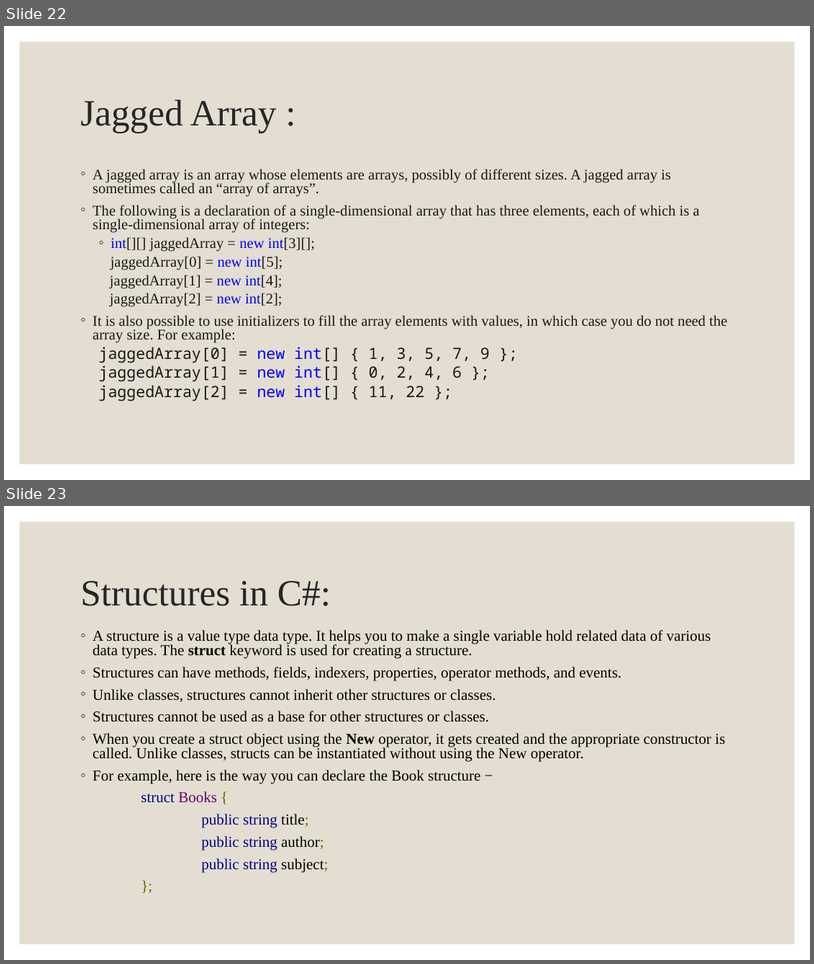
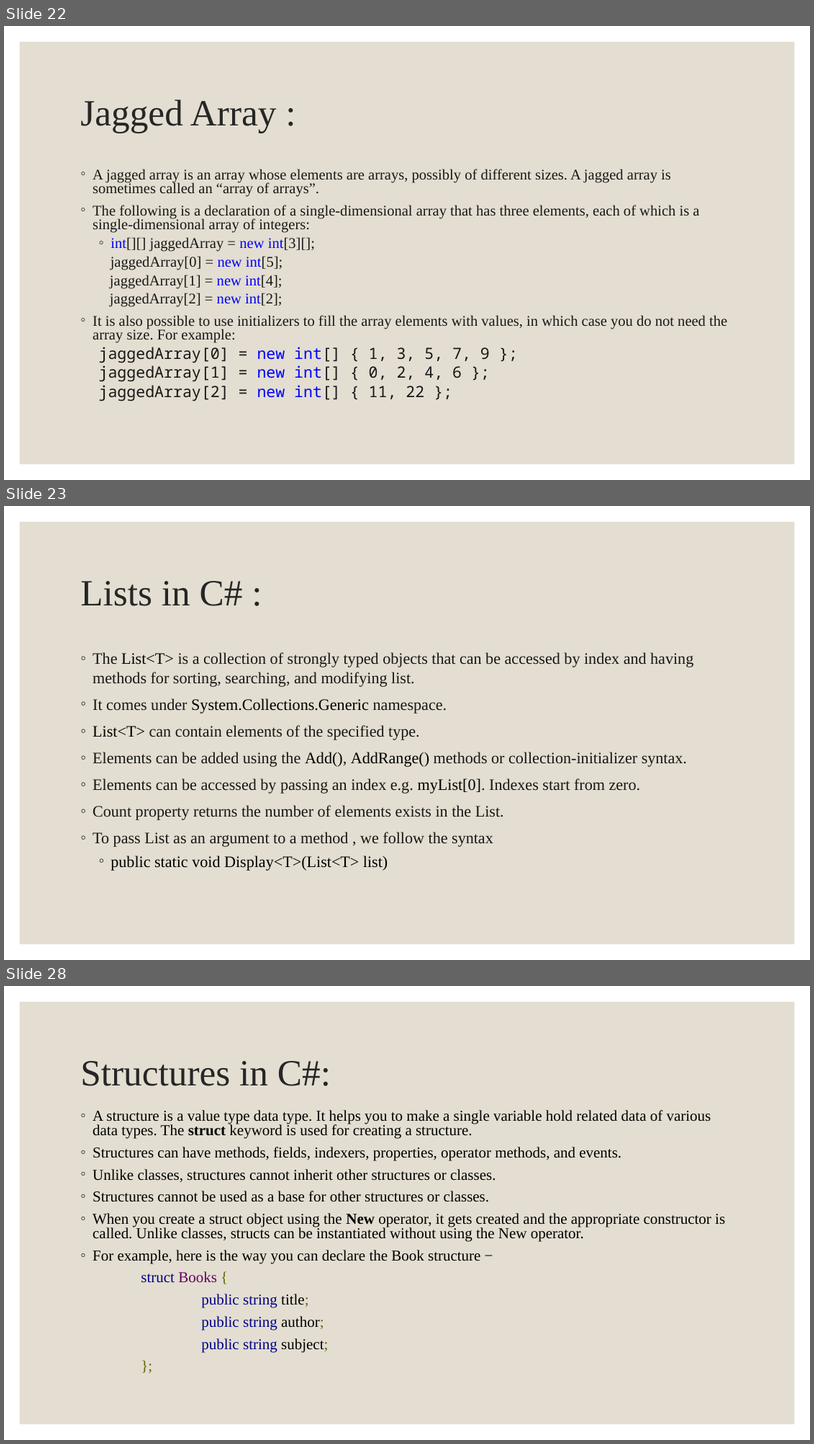
Before and after one commit to Shivaram008/C-, a slide deck: PPTs/Programming in C#.pptx. Shown one above the other, each under a label of ours: slides 22 and 23 before the commit, slides 22, 23 and 28 after it; the slides between them are not shown. The pictures are 814x964 and 814x1444 pixels, drawn with LibreOffice and Linux fonts; fonts in the diff are those of the drawing. Boxes give left, top, right and bottom in pixels: in the first picture for what was removed or moved away, otherwise in the second. Text is boxed around its words. In the diff, an @@ line names an element or a change of style, - is before the commit and + after.

```diff
--- a/PPTs/Programming in C#.pptx
+++ b/PPTs/Programming in C#.pptx
@@ slide 23 added at (x1=4, y1=506, x2=810, y2=960), background #FFFFFF; not listed: 1 template element that a slide beside it also shows @@
@@ title added at (x1=80, y1=581, x2=243, y2=606), 44 pt, text #262626 @@
+Lists in C# :
@@ text added at (x1=93, y1=652, x2=694, y2=870), 19 pt, text #181717 @@
+◦ The List<T> is a collection of strongly typed objects that can be accessed by index and having methods for sorting, searching, and modifying list.
+◦ It comes under System.Collections.Generic namespace.
+◦ List<T> can contain elements of the specified type.
+◦ Elements can be added using the Add(), AddRange() methods or collection-initializer syntax.
+◦ Elements can be accessed by passing an index e.g. myList[0]. Indexes start from zero.
+◦ Count property returns the number of elements exists in the List.
+◦ To pass List as an argument to a method , we follow the syntax
+  ◦ public static void Display<T>(List<T> list)
@@ what was slide 23 is now slide 28 @@
```
Also in this commit, not shown: 5 other slides added, 7 other files.
